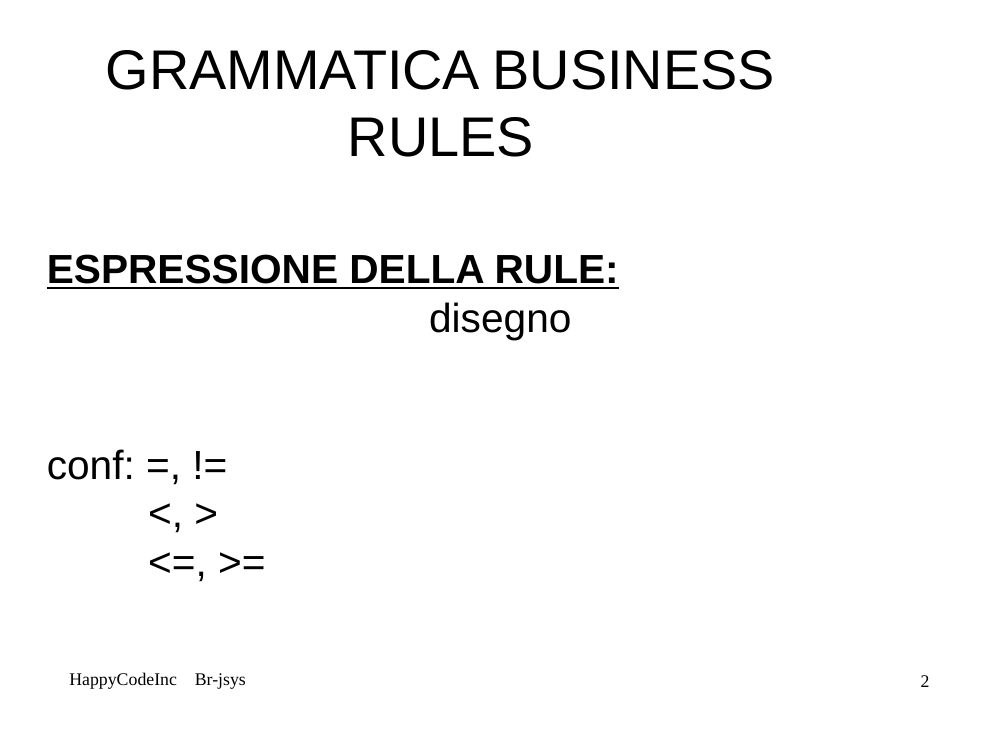
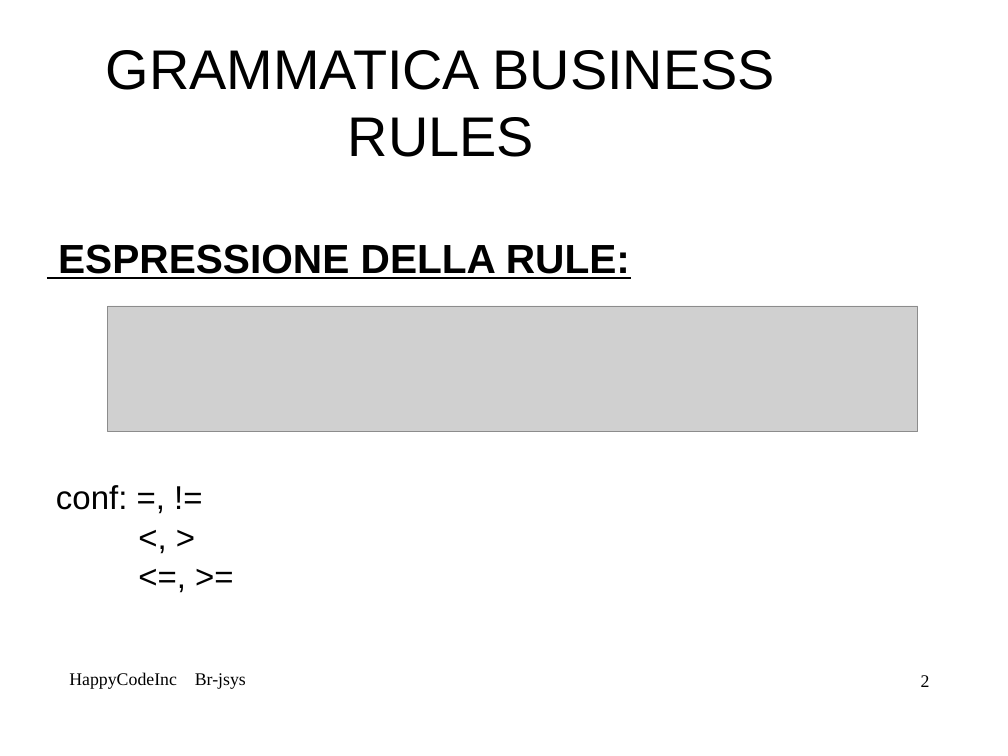
Before and after one commit to mbortola/br-jsys, a slide deck: slide 2 of trunk/RPD-presentation/Alessia-RPD.odp. Drawn at 1008x756 pixels with LibreOffice and Linux fonts; fonts in the diff are those of the drawing; grey boxes stand for pictures; background and template pictures are left out. Boxes give left, top, right and bottom in pixels: in the first picture for what was removed or moved away, otherwise in the second. Text is boxed around its words. In the diff, an @@ line names an element or a change of style, - is before the commit and + after.

```diff
--- a/trunk/RPD-presentation/Alessia-RPD.odp
+++ b/trunk/RPD-presentation/Alessia-RPD.odp
@@ picture added at [108, 306, 918, 433] @@
@@ subtitle at [429, 302, 571, 340]: paragraph removed @@
-disegno
@@ subtitle at [56, 485, 127, 510]: size 32 to 26 pt in "conf: =, !=", "<, >", "<=, >=" @@
```
Also in this commit, not shown: 5 other slides changed, 1 slide added, 1 slide removed.
